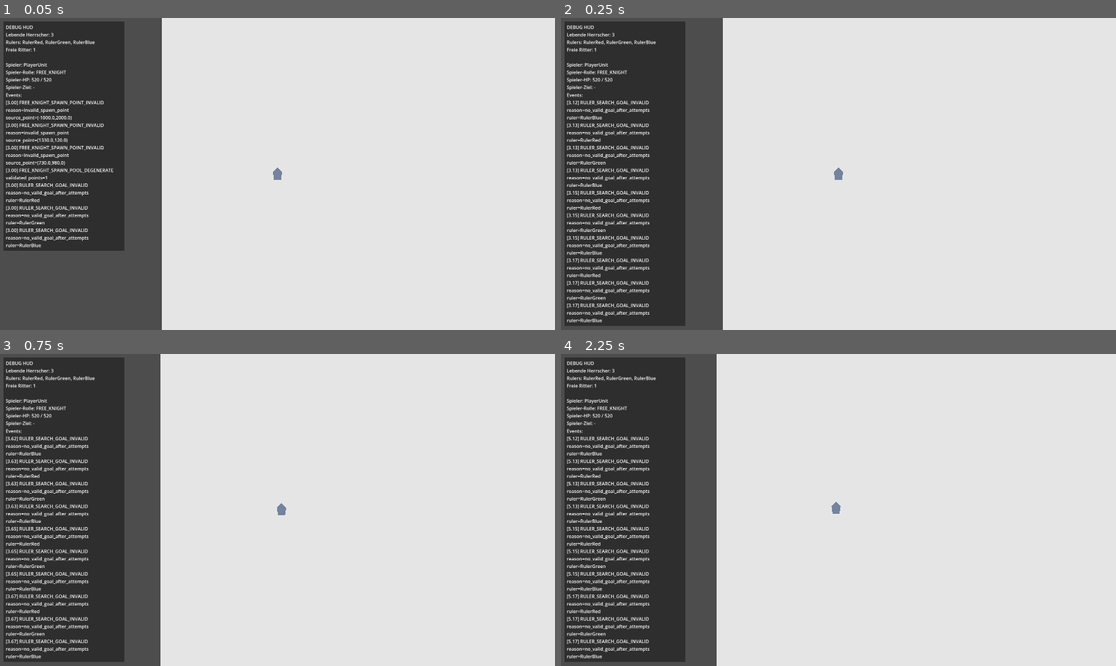
Above: before the commit, frames 1-4 (two rows, left to right).
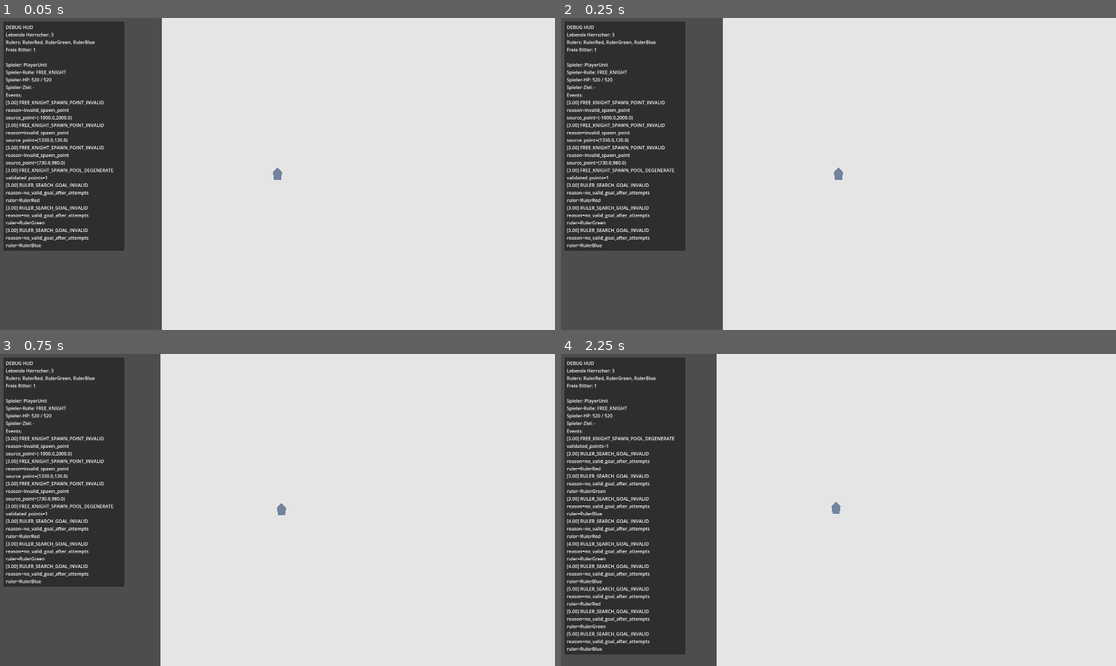
Above: after the commit, the same moments.

Repository: cblab/kingslayer
Game: Godot game, scene res://scenes/Main.tscn
Same seed, same stepped clock (60 frames per second), same inputs: the game is played once before the commit and once after it.
Inputs (mouse positions are in pixels of both pictures, inside the frame that each line leads up to):
- Up to frame 1 (0.05 s): no input
- Up to frame 2 (0.25 s): no input
- Up to frame 3 (0.75 s): tap Enter at 0.5 s; move the mouse to (399, 494) at 0.52 s; click (399, 494) at 0.67 s
- Up to frame 4 (2.25 s): move the mouse to (727, 525) at 1.27 s; click (727, 525) at 1.42 s; move the mouse to (894, 441) at 2.02 s; click (894, 441) at 2.17 s

Frame 1 is identical in both runs. In frame 2, 7.0% of the frame differs, in the area x 0-23%, y 26-99%; in frame 3, 7.0%; in frame 4, 3.9%.

Commit message:
Fix ruler search invalid-goal retry loop with cooldown

Diff:
--- a/scripts/units/unit.gd
+++ b/scripts/units/unit.gd
@@ -67,6 +67,8 @@
 var _guard_target_reacquire_timer: float = 0.0
 var _guard_target_switch_timer: float = 0.0
 var _last_valid_ruler_search_point: Vector2 = Vector2.ZERO
+var _next_search_retry_time: float = 0.0
+var _search_goal_invalid_logged: bool = false
 
 const _HIT_SOUNDS: Array[AudioStream] = [
 	preload("res://scripts/sound/sword_clash_1.mp3"),
@@ -77,7 +79,7 @@
 const _RULER_SEARCH_STUCK_DELTA_EPSILON: float = 3.0
 const _RULER_SEARCH_MIN_TARGET_DISTANCE: float = 96.0
 const _RULER_SEARCH_GOAL_DUPLICATE_EPSILON: float = 12.0
-const _RULER_SEARCH_PICK_ATTEMPTS: int = 12
+const SEARCH_RETRY_COOLDOWN := 1.0
 
 
 @onready var _visual: Polygon2D = $Visual
@@ -439,6 +441,10 @@
 	if _attack_target != null:
 		return
 
+	var now := Time.get_ticks_msec() / 1000.0
+	if now >= _next_search_retry_time:
+		_search_goal_invalid_logged = false
+
 	_next_search_decision_time = maxf(0.0, _next_search_decision_time - delta)
 
 	var reached_target := false
@@ -473,26 +479,33 @@
 		or _next_search_decision_time <= 0.0
 
 	if should_pick_new_target:
-		var previous_goal := _current_search_target
-		var next_goal := _pick_ruler_search_point(previous_goal)
-		if next_goal != Vector2.INF:
-			_has_ruler_search_point = true
-			_current_search_target = next_goal
-			_ruler_search_point = next_goal
-			_has_active_search_order = true
-			_ruler_search_stuck_timer = 0.0
-			_last_search_distance = global_position.distance_to(_current_search_target)
-			_repath_to(_ruler_search_point)
-			_ruler_search_timer = _rng.randf_range(ruler_search_move_interval_min, ruler_search_move_interval_max)
-			_next_search_decision_time = _ruler_search_timer
-			if previous_goal == Vector2.ZERO or previous_goal.distance_to(next_goal) > _RULER_SEARCH_GOAL_DUPLICATE_EPSILON:
-				_log_event("RULER_SEARCH_MOVE", {
-					"ruler": name,
-					"target_point": next_goal,
-				})
-		else:
-			if _next_search_decision_time <= 0.0:
-				_next_search_decision_time = _rng.randf_range(0.35, 0.8)
+		if now >= _next_search_retry_time:
+			var previous_goal := _current_search_target
+			if _try_pick_ruler_search_point(previous_goal):
+				_has_ruler_search_point = true
+				_has_active_search_order = true
+				_ruler_search_stuck_timer = 0.0
+				_last_search_distance = global_position.distance_to(_current_search_target)
+				_repath_to(_ruler_search_point)
+				_ruler_search_timer = _rng.randf_range(ruler_search_move_interval_min, ruler_search_move_interval_max)
+				_next_search_decision_time = _ruler_search_timer
+				if previous_goal == Vector2.ZERO or previous_goal.distance_to(_current_search_target) > _RULER_SEARCH_GOAL_DUPLICATE_EPSILON:
+					_log_event("RULER_SEARCH_MOVE", {
+						"ruler": name,
+						"target_point": _current_search_target,
+					})
+			else:
+				_next_search_retry_time = now + SEARCH_RETRY_COOLDOWN
+				if not _search_goal_invalid_logged:
+					_log_event("RULER_SEARCH_GOAL_INVALID", {
+						"ruler": name,
+						"reason": "no_valid_goal_after_attempts",
+					})
+					_search_goal_invalid_logged = true
+				if _next_search_decision_time <= 0.0:
+					_next_search_decision_time = _rng.randf_range(0.35, 0.8)
+		elif _next_search_decision_time <= 0.0:
+			_next_search_decision_time = _rng.randf_range(0.35, 0.8)
 
 	_follow_current_path()
 
@@ -507,60 +520,33 @@
 		return clamped.distance_to(target_point) <= 1.0
 	return true
 
-func _pick_ruler_search_point(previous_target: Vector2 = Vector2.ZERO) -> Vector2:
+func _try_pick_ruler_search_point(previous_target: Vector2 = Vector2.ZERO) -> bool:
 	var world: Node = get_parent()
 	if world == null:
-		return Vector2.INF
-
-	var fallback_target := _last_valid_ruler_search_point
-	if fallback_target == Vector2.ZERO:
-		fallback_target = previous_target
-
-	var nearest_enemy := _find_nearest_enemy_any_distance()
-	if nearest_enemy != null:
-		var enemy_goal := _resolve_valid_search_goal(world, nearest_enemy.global_position, previous_target, fallback_target)
-		if enemy_goal != Vector2.INF:
-			_last_valid_ruler_search_point = enemy_goal
-			return enemy_goal
-
-	for attempt in _RULER_SEARCH_PICK_ATTEMPTS:
-		var angle := _rng.randf_range(0.0, TAU)
-		var distance := _rng.randf_range(ruler_search_move_distance_min, ruler_search_move_distance_max)
-		var desired_point := global_position + (Vector2.RIGHT.rotated(angle) * distance)
-		var roam_goal := _resolve_valid_search_goal(world, desired_point, previous_target, fallback_target)
-		if roam_goal == Vector2.INF:
-			continue
-		_last_valid_ruler_search_point = roam_goal
-		return roam_goal
-
-	_log_event("RULER_SEARCH_GOAL_INVALID", {
-		"ruler": name,
-		"reason": "no_valid_goal_after_attempts",
-	})
-	return Vector2.INF
-
-func _resolve_valid_search_goal(world: Node, desired_point: Vector2, previous_target: Vector2, fallback_target: Vector2) -> Vector2:
-	if not world.has_method("get_clamped_ruler_search_point"):
-		return Vector2.INF
-
-	var clamped_goal: Vector2 = world.get_clamped_ruler_search_point(global_position, desired_point, fallback_target)
-	if not _is_final_search_goal_valid(world, clamped_goal, previous_target):
-		return Vector2.INF
-	return clamped_goal
-
-func _is_final_search_goal_valid(world: Node, goal_point: Vector2, previous_target: Vector2) -> bool:
-	if goal_point == Vector2.INF:
-		return false
-	if not world.has_method("is_valid_ruler_search_point"):
-		return false
-	if not world.is_valid_ruler_search_point(global_position, goal_point):
-		return false
-	if goal_point.distance_to(global_position) < _RULER_SEARCH_MIN_TARGET_DISTANCE:
-		return false
-	if previous_target != Vector2.ZERO and goal_point.distance_to(previous_target) <= _RULER_SEARCH_GOAL_DUPLICATE_EPSILON:
-		return false
-	if _last_valid_ruler_search_point != Vector2.ZERO and goal_point.distance_to(_last_valid_ruler_search_point) <= _RULER_SEARCH_GOAL_DUPLICATE_EPSILON:
-		return false
+		return false
+	if not world.has_method("try_get_valid_ruler_search_point"):
+		return false
+
+	var result: Variant = world.try_get_valid_ruler_search_point(global_position, _RULER_SEARCH_MIN_TARGET_DISTANCE)
+	if not (result is Dictionary):
+		return false
+	var payload: Dictionary = result
+	if not payload.get("ok", false):
+		return false
+	if not payload.has("point"):
+		return false
+	var next_goal: Vector2 = payload.get("point", Vector2.INF)
+	if next_goal == Vector2.INF:
+		return false
+	if previous_target != Vector2.ZERO and next_goal.distance_to(previous_target) <= _RULER_SEARCH_GOAL_DUPLICATE_EPSILON:
+		return false
+	if _last_valid_ruler_search_point != Vector2.ZERO and next_goal.distance_to(_last_valid_ruler_search_point) <= _RULER_SEARCH_GOAL_DUPLICATE_EPSILON:
+		return false
+
+	_current_search_target = next_goal
+	_ruler_search_point = next_goal
+	_last_valid_ruler_search_point = next_goal
+	_search_goal_invalid_logged = false
 	return true
 
 func _update_guard_aggro_target() -> void:
--- a/scripts/world.gd
+++ b/scripts/world.gd
@@ -25,6 +25,7 @@
 const _SPAWN_POINT_DUPLICATE_EPSILON: float = 8.0
 const _SPAWN_POINT_MIN_SPACING: float = 120.0
 const _SPAWN_POINT_MIN_POOL_SIZE: int = 3
+const _RULER_SEARCH_POINT_DUPLICATE_EPSILON: float = 8.0
 
 
 @onready var _debug_status_label: Label = $DebugHud/Panel/Margin/Content/StatusLabel
@@ -95,6 +96,45 @@
 	if not ruler_search_bounds.has_point(point):
 		return false
 	return _is_point_navigable_from(from_position, point)
+
+func try_get_valid_ruler_search_point(from_pos: Vector2, min_dist: float, max_attempts := 8) -> Dictionary:
+	if max_attempts <= 0:
+		return {"ok": false}
+
+	var rng := RandomNumberGenerator.new()
+	rng.randomize()
+	var sampled_points: Array[Vector2] = []
+	var max_x := ruler_search_bounds.position.x + ruler_search_bounds.size.x
+	var max_y := ruler_search_bounds.position.y + ruler_search_bounds.size.y
+
+	for attempt in max_attempts:
+		var raw_point := Vector2(
+			rng.randf_range(ruler_search_bounds.position.x, max_x),
+			rng.randf_range(ruler_search_bounds.position.y, max_y)
+		)
+		var candidate := get_clamped_ruler_search_point(from_pos, raw_point, from_pos)
+		if not ruler_search_bounds.has_point(candidate):
+			continue
+		if not is_valid_ruler_search_point(from_pos, candidate):
+			continue
+		if candidate.distance_to(from_pos) < min_dist:
+			continue
+
+		var is_duplicate := false
+		for sampled in sampled_points:
+			if sampled.distance_to(candidate) <= _RULER_SEARCH_POINT_DUPLICATE_EPSILON:
+				is_duplicate = true
+				break
+		if is_duplicate:
+			continue
+
+		sampled_points.append(candidate)
+		return {
+			"ok": true,
+			"point": candidate,
+		}
+
+	return {"ok": false}
 
 func on_ruler_attacked(ruler: Unit, attacker: Unit) -> void:
 	if not _is_valid_live_unit(ruler):
